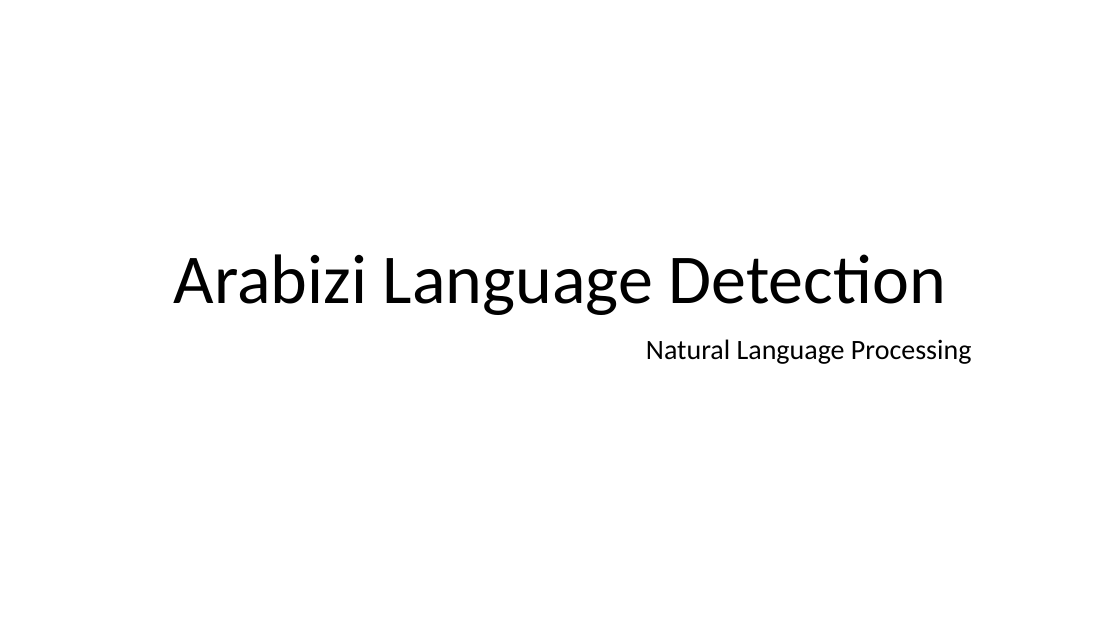
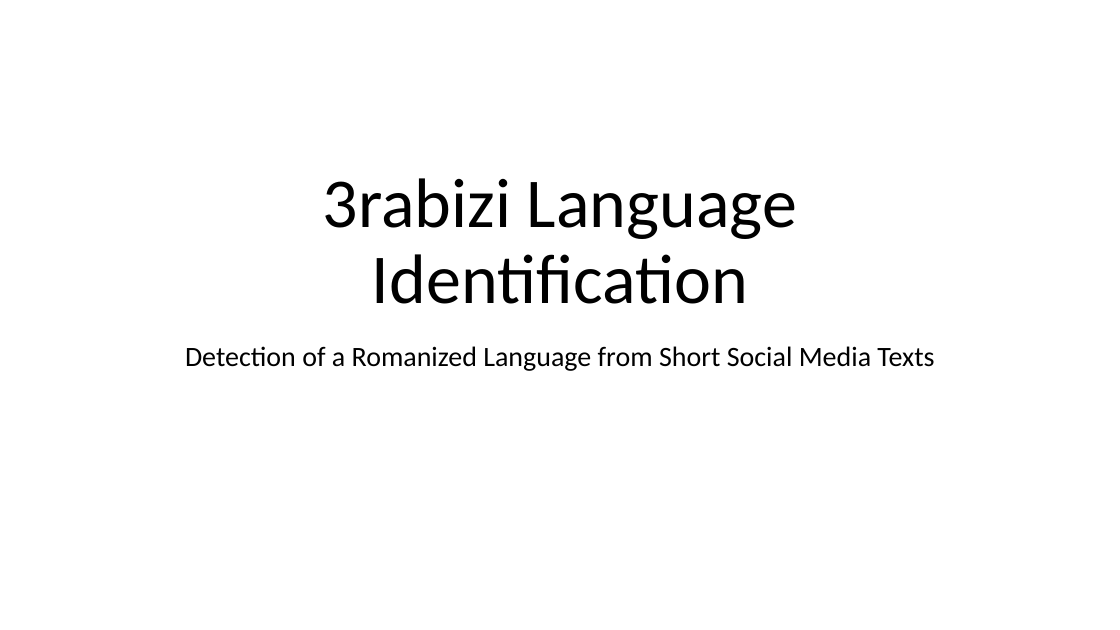
Before and after one commit to vivek18394/3rabizi-language-detection, a slide deck: slide 1 of Presentation/Arabizi Detection.pptx. Drawn at 1120x630 pixels with LibreOffice and Linux fonts; fonts in the diff are those of the drawing. Boxes give left, top, right and bottom in pixels: in the first picture for what was removed or moved away, otherwise in the second. Text is boxed around its words. In the diff, an @@ line names an element or a change of style, - is before the commit and + after.

```diff
--- a/Presentation/Arabizi Detection.pptx
+++ b/Presentation/Arabizi Detection.pptx
@@ title at bbox=[323, 178, 797, 304]: text changed @@
-Arabizi Language Detection
+3rabizi Language Identification
@@ subtitle at bbox=[185, 346, 934, 371]: text changed @@
-Natural Language Processing
+Detection of a Romanized Language from Short Social Media Texts
```
Also in this commit, not shown: 1 other slide changed, 11 slides added, 1 slide removed.
